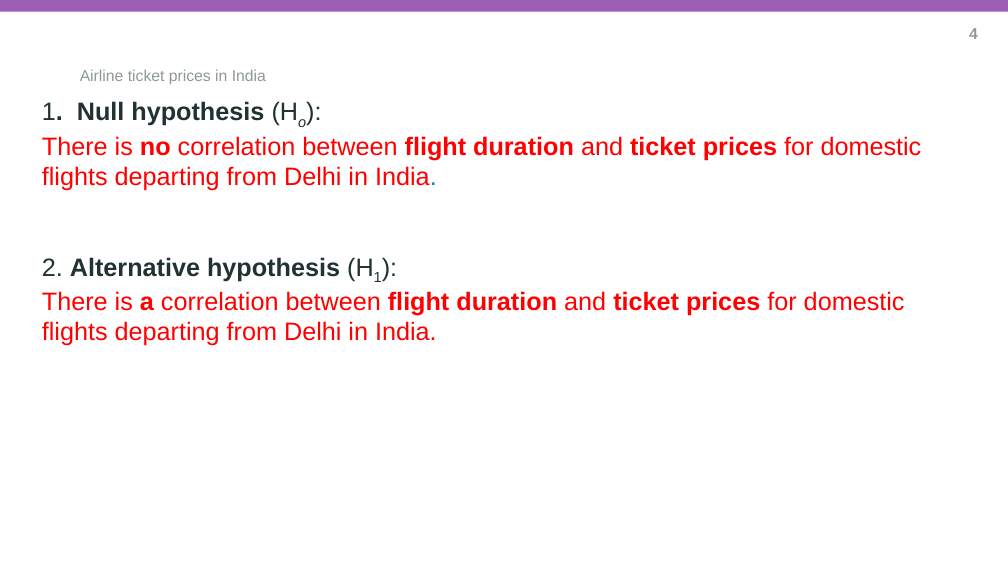
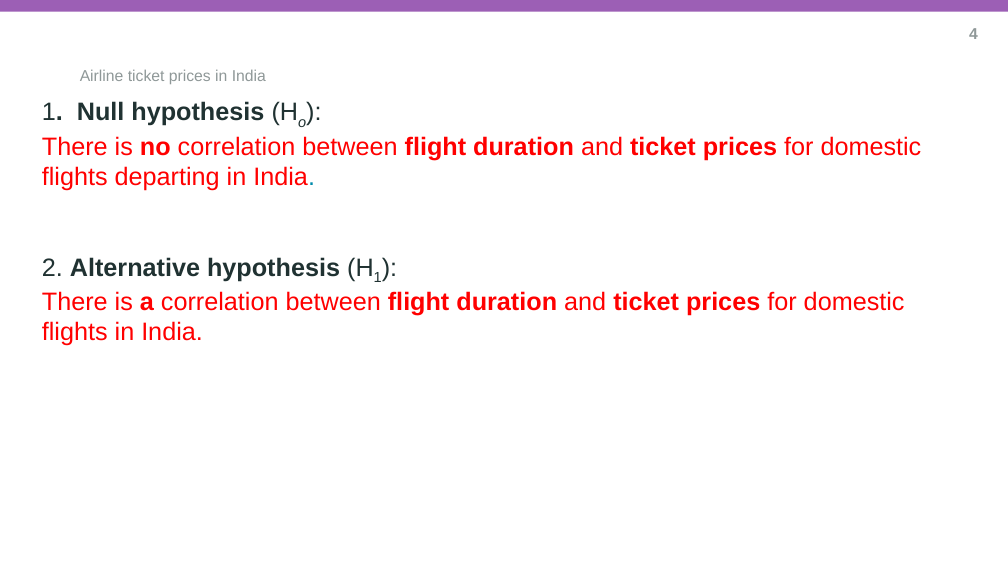
Before and after one commit to ma24afs/Group---A147, a slide deck: slide 4 of Research question/Ds115 Team Research.pptx. Drawn at 1008x567 pixels with LibreOffice and Linux fonts; fonts in the diff are those of the drawing; background and template pictures are left out. Boxes give left, top, right and bottom in pixels: in the first picture for what was removed or moved away, otherwise in the second. Text is boxed around its words. In the diff, an @@ line names an element or a change of style, - is before the commit and + after.

Commit message:
updated RQ, removed departing city from the q to cover all dataset

```diff
--- a/Research question/Ds115 Team Research.pptx
+++ b/Research question/Ds115 Team Research.pptx
@@ title at (42, 101, 922, 346): text changed @@
-1. Null hypothesis (Ho):
-There is no correlation between flight duration and ticket prices for domestic flights departing from Delhi in India.
-2. Alternative hypothesis (H1):
-There is a correlation between flight duration and ticket prices for domestic flights departing from Delhi in India.
+1. Null hypothesis (Ho):
+There is no correlation between flight duration and ticket prices for domestic flights departing in India.
+2. Alternative hypothesis (H1):
+There is a correlation between flight duration and ticket prices for domestic flights in India.
```
Also in this commit, not shown: 1 other slide changed.
